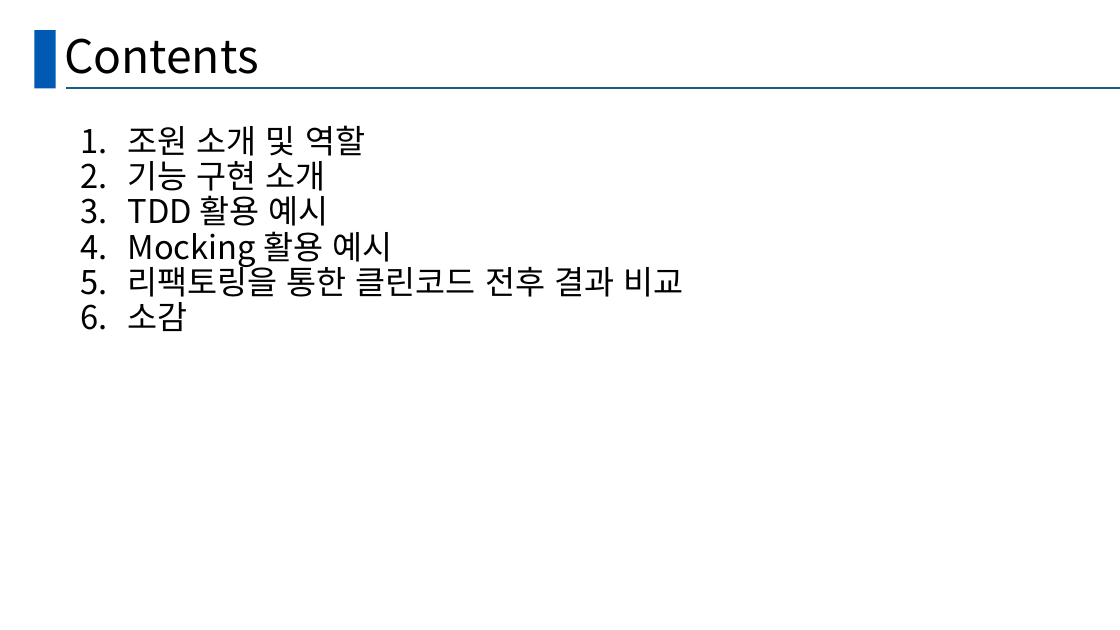
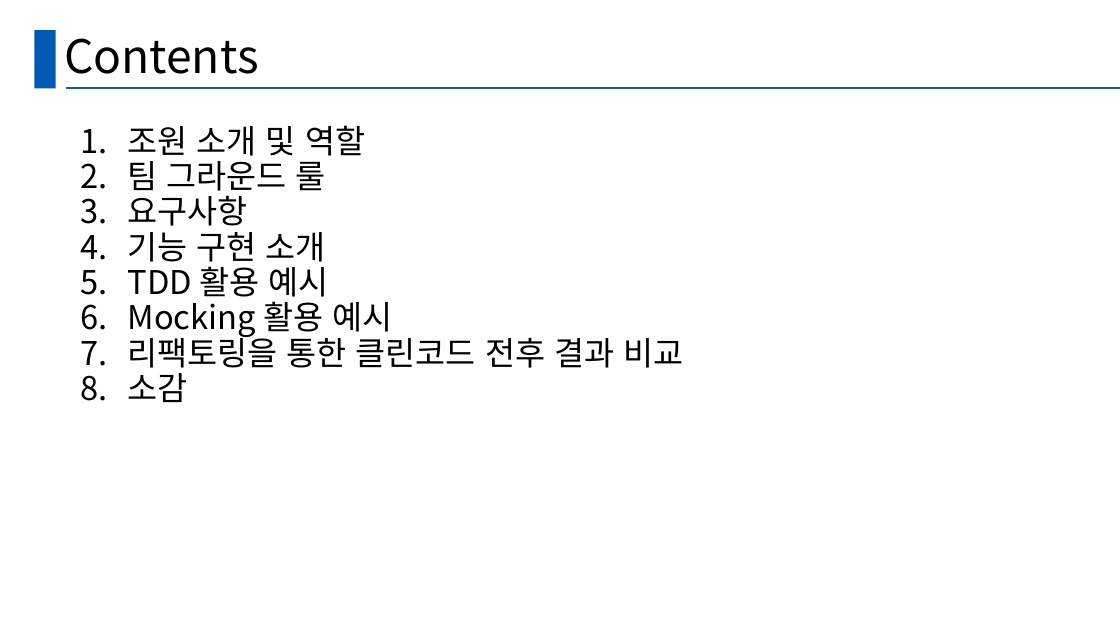
Before and after one commit to rubber815/BabyStepSSD, a slide deck: slide 3 of BabyStep_B팀.pptx. Drawn at 1120x630 pixels with LibreOffice and Linux fonts; fonts in the diff are those of the drawing. Boxes give left, top, right and bottom in pixels: in the first picture for what was removed or moved away, otherwise in the second. Text is boxed around its words. In the diff, an @@ line names an element or a change of style, - is before the commit and + after.

Commit message:
[Refactor] update presentation

```diff
--- a/BabyStep_B팀.pptx
+++ b/BabyStep_B팀.pptx
@@ text at <box>128,155,326,226</box>: paragraphs added @@
+2. 팀 그라운드 룰
+3. 요구사항
```
